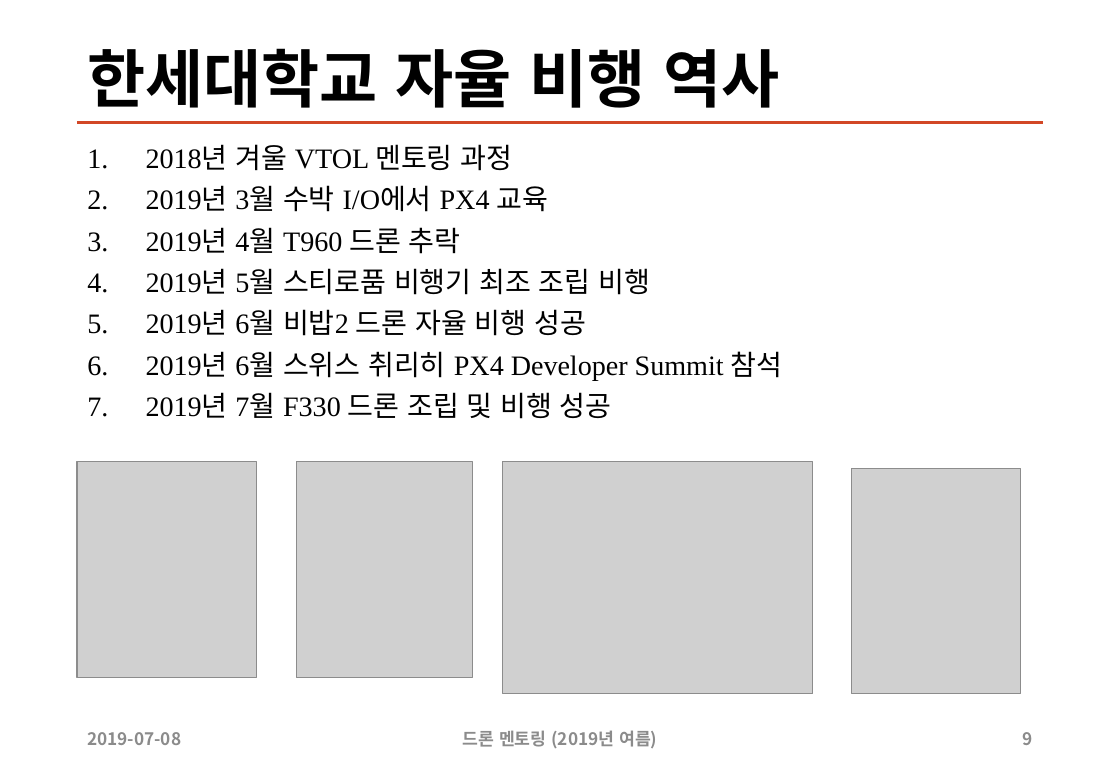
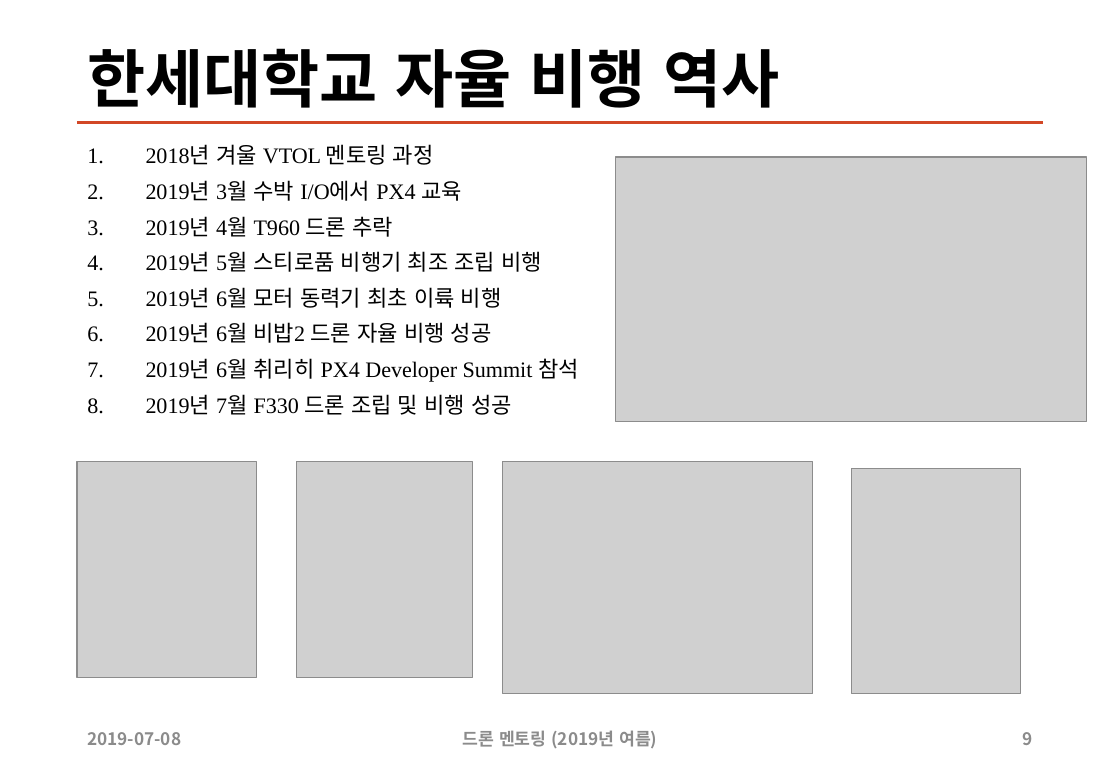
Before and after one commit to sunabove/drone_mentoring, a slide deck: slide 9 of 200 드론 멘토링 자율 비행 이론 V1.1.pptx. Drawn at 1120x775 pixels with LibreOffice and Linux fonts; fonts in the diff are those of the drawing; grey boxes stand for pictures. Boxes give left, top, right and bottom in pixels: in the first picture for what was removed or moved away, otherwise in the second. Text is boxed around its words. In the diff, an @@ line names an element or a change of style, - is before the commit and + after.

```diff
--- a/200 드론 멘토링 자율 비행 이론 V1.1.pptx
+++ b/200 드론 멘토링 자율 비행 이론 V1.1.pptx
@@ text at (146, 144, 542, 415): size 19.6 to 15.4 pt in "2018년 겨울 VTOL 멘토링 과정", "2019년 3월 수박 I/O에서 PX4 교육", "2019년 4월 T960 드론 추락", "2019년 5월 스티로품 비행기 최조 조립 비행" and 2 more places @@
@@ picture added at (616, 157, 1088, 422) @@
@@ text at (146, 287, 502, 308): paragraph added @@
+5. 2019년 6월 모터 동력기 최초 이륙 비행
@@ text at (146, 358, 579, 382): text changed; size 19.6 to 15.4 pt @@
-6. 2019년 6월 스위스 취리히 PX4 Developer Summit 참석
+7. 2019년 6월 취리히 PX4 Developer Summit 참석
```
Also in this commit, not shown: 1 other file.
